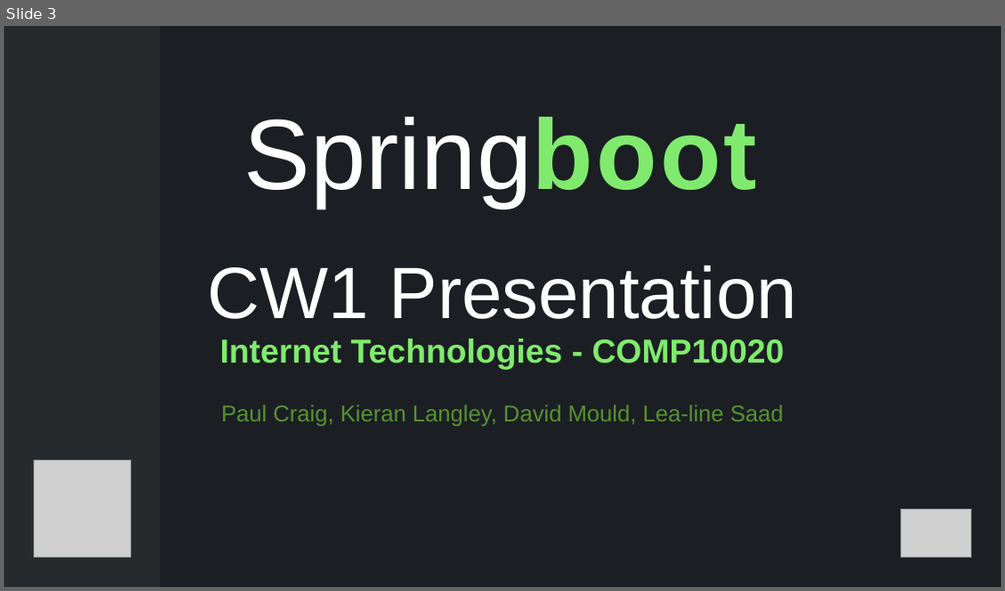
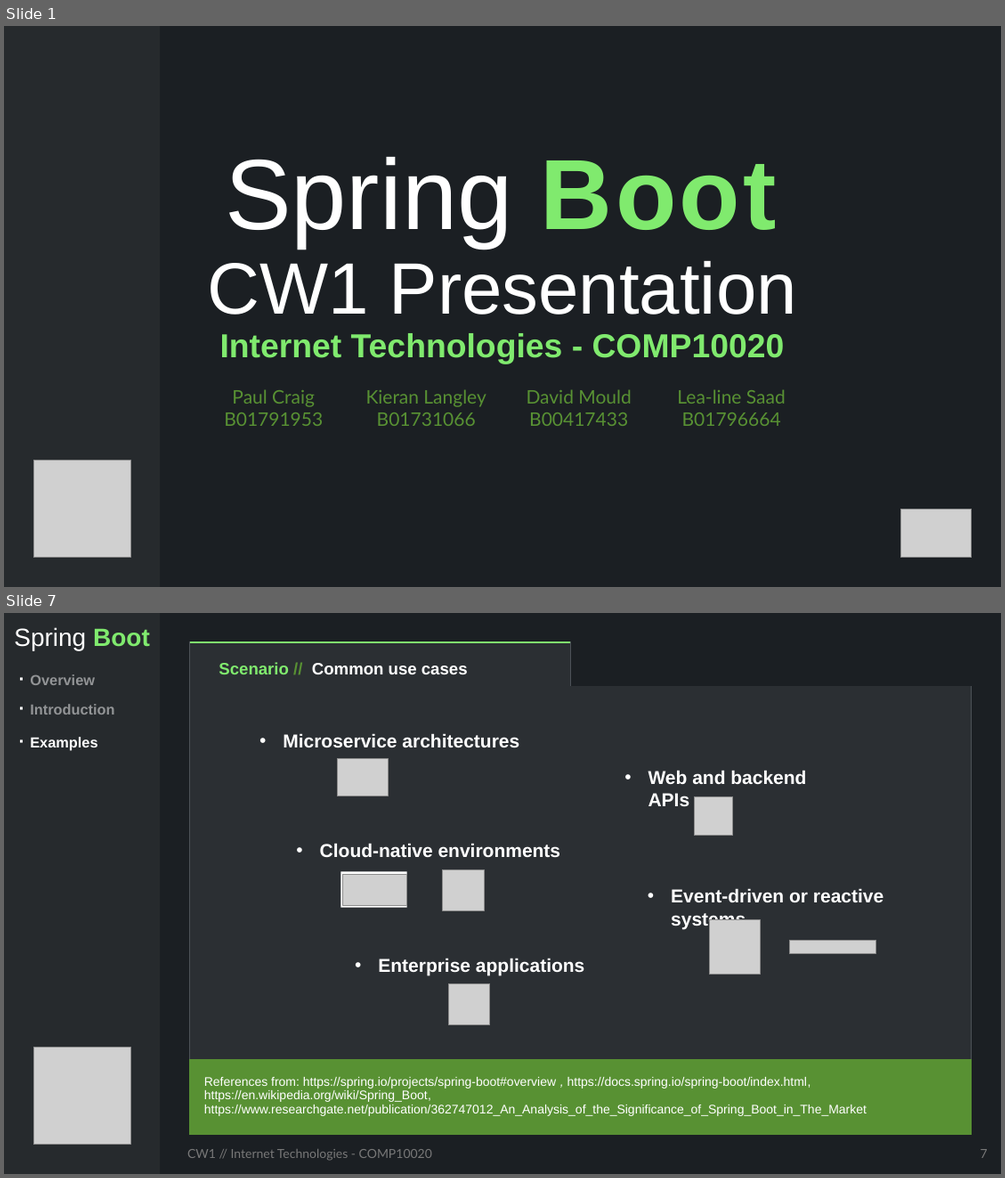
Before and after one commit to FEDavid/CW1_Internet_Technologies_COMP10020, a slide deck: Presentation.pptx. Shown one above the other, each under a label of ours: slide 3 before the commit, slides 1 and 7 after it; the slides between them are not shown. The pictures are 1005x591 and 1005x1178 pixels, drawn with LibreOffice and Linux fonts; fonts in the diff are those of the drawing; grey boxes stand for pictures. Boxes give left, top, right and bottom in pixels: in the first picture for what was removed or moved away, otherwise in the second. Text is boxed around its words. In the diff, an @@ line names an element or a change of style, - is before the commit and + after.

```diff
--- a/Presentation.pptx
+++ b/Presentation.pptx
@@ slide 7 added at bbox=[4, 613, 1001, 1174], background #1B1F23 @@
@@ rectangle added at bbox=[4, 613, 161, 1174], fill #262A2D @@
@@ text added at bbox=[14, 627, 150, 650], 24 pt, text #FFFFFF @@
+Spring Boot
@@ table added at bbox=[189, 642, 971, 1134], 3 rows, 2 columns @@
+Scenario // Common use cases | 
+ | 
+References from: https://spring.io/projects/spring-boot#overview , https://docs.spring.io/spring-boot/index.html, https://en.wikipedia.org/wiki/Spring_Boot, https://www.researchgate.net/publication/362747012_An_Analysis_of_the_Significance_of_Spring_Boot_in_The_Market | 
@@ text added at bbox=[30, 674, 95, 685], 14 pt, text #FFFFFF at 50% opacity, bold @@
+· Overview
@@ text added at bbox=[30, 704, 114, 714], 14 pt, text #FFFFFF at 50% opacity, bold @@
+· Introduction
@@ text added at bbox=[30, 737, 97, 751], 14 pt, text #FFFFFF, bold @@
+· Examples
@@ text added at bbox=[283, 733, 519, 747], 18 pt, text #FFFFFF, bold @@
+• Microservice architectures
@@ picture added at bbox=[338, 758, 388, 795] @@
@@ text added at bbox=[648, 770, 806, 806], 18 pt, text #FFFFFF, bold @@
+• Web and backend APIs
@@ picture added at bbox=[695, 797, 733, 835] @@
@@ text added at bbox=[320, 843, 561, 857], 18 pt, text #FFFFFF, bold @@
+• Cloud-native environments
@@ rectangle added at bbox=[341, 872, 407, 908], fill #FFFFFF @@
@@ picture added at bbox=[343, 874, 407, 905] @@
@@ picture added at bbox=[443, 869, 484, 910] @@
@@ text added at bbox=[671, 888, 883, 929], 18 pt, text #FFFFFF, bold @@
+• Event-driven or reactive systems
@@ picture added at bbox=[710, 919, 760, 974] @@
@@ text added at bbox=[378, 957, 584, 975], 18 pt, text #FFFFFF, bold @@
+• Enterprise applications
@@ picture added at bbox=[789, 940, 876, 953] @@
@@ picture added at bbox=[448, 984, 489, 1025] @@
@@ picture added at bbox=[33, 1047, 130, 1144] @@
@@ text added at bbox=[187, 1149, 432, 1160], 12 pt, text #797979 @@
+CW1 // Internet Technologies - COMP10020
@@ page number added at bbox=[980, 1149, 987, 1158], 12 pt, text #797979 @@
+7
@@ what was slide 3 is now slide 1 @@
@@ slide 1 changed as well @@
@@ title at bbox=[208, 157, 797, 364]: text changed; size 22 to 32 pt; text colour #589133 to #80EA6E; bold on @@
-Springboot
-d
-CW1 Presentation
-Internet Technologies - COMP10020
-Paul Craig, Kieran Langley, David Mould, Lea-line Saad
+Spring Boot
+CW1 Presentation
+Internet Technologies - COMP10020
@@ table added at bbox=[197, 386, 807, 431], 2 rows, 4 columns @@
+Paul Craig | Kieran Langley | David Mould | Lea-line Saad
+B01791953 | B01731066 | B00417433 | B01796664
```
Also in this commit, not shown: 14 other slides added, 4 slides removed, 9 other files.
